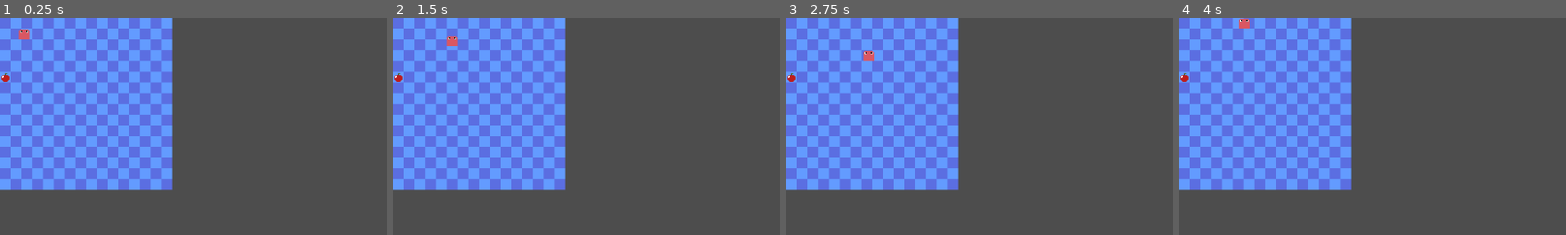
Above: before the commit, frames 1-4 (left to right).
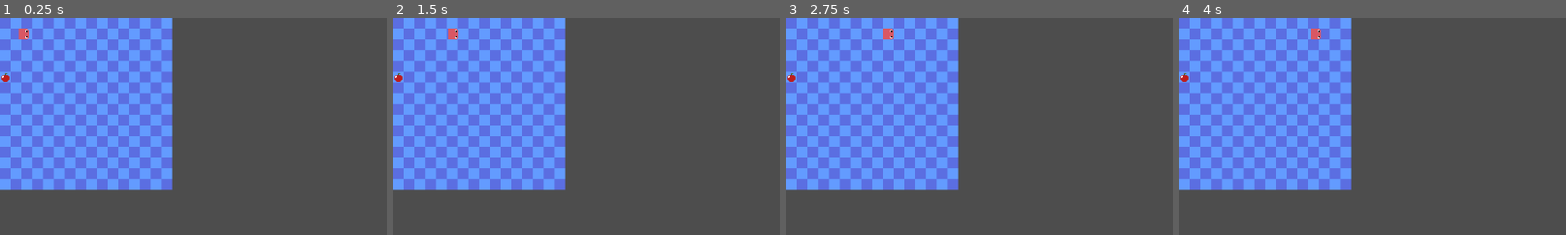
Above: after the commit, the same moments.

Repository: Carmelo-L/Snake
Game: Godot game, scene res://scenes/game.tscn
The game is run twice, just before and just after one commit, with the same random seed, the same clock (stepped at 60 frames per second) and the same inputs.
Inputs:
- Up to frame 1 (0.25 s): no input
- Up to frame 2 (1.5 s): tap Enter at 0.5 s; hold Right (move_right) 0.53-1.28 s; tap Space at 1.25 s; hold Down (move_down) from 1.28 s (still down)
- Up to frame 3 (2.75 s): release Down (move_down) at 2.03 s; hold Right (move_right) from 2.03 s (still down)
- Up to frame 4 (4 s): release Right (move_right) at 2.78 s; hold Up (move_up) 2.78-3.53 s; tap Enter at 3.5 s; hold Left (move_left) from 3.53 s (still down)
The pictures show only the part of the screen within x 0-50%, y 0-50%; the shares and areas given below are measured in that part.

The runs differ from the first frame. In frame 1, less than 0.1% of the frame differs, in the area x 4-8%, y 4-10%; in frame 2, 0.2%; in frame 3, 0.3%; in frame 4, 0.3%, in the area x 15-37%, y 0-10%.
Error after the commit: Parse Error: Too few arguments for "track_set_key_value()" call. Expected at least 3 but received 1. (res://scripts/animation_player.gd:6)

Commit message:
didnt fix smoothness, but strategy is now changed to have a delayed turn, hidden with an animation. Made other small changes

Diff:
--- a/scenes/game.tscn
+++ b/scenes/game.tscn
@@ -10,5 +10,5 @@
 [node name="Map" parent="." unique_id=1545098275 instance=ExtResource("1_uwrxv")]
 
 [node name="snake_character" parent="." unique_id=1447224629 instance=ExtResource("3_lnu2h")]
-position = Vector2(32, 32)
+position = Vector2(24, 24)
 motion_mode = 1
--- a/scenes/snake_character.tscn
+++ b/scenes/snake_character.tscn
@@ -2,17 +2,109 @@
 
 [ext_resource type="Script" uid="uid://3mg245bgkqos" path="res://scripts/snake_character.gd" id="1_bals1"]
 [ext_resource type="Texture2D" uid="uid://cw20xw3qg4u3j" path="res://assets/character/snake_head.png" id="2_2xbq5"]
+[ext_resource type="Script" uid="uid://b8hxmdu305reb" path="res://scripts/animation_player.gd" id="3_2xbq5"]
 
 [sub_resource type="RectangleShape2D" id="RectangleShape2D_s1rsi"]
 size = Vector2(16, 16)
+
+[sub_resource type="Animation" id="Animation_bals1"]
+length = 0.001
+tracks/0/type = "value"
+tracks/0/imported = false
+tracks/0/enabled = true
+tracks/0/path = NodePath("Sprite2D:rotation")
+tracks/0/interp = 1
+tracks/0/loop_wrap = true
+tracks/0/keys = {
+"times": PackedFloat32Array(0),
+"transitions": PackedFloat32Array(1),
+"update": 0,
+"values": [1.5707964]
+}
+tracks/1/type = "value"
+tracks/1/imported = false
+tracks/1/enabled = true
+tracks/1/path = NodePath("CollisionShape2D:rotation")
+tracks/1/interp = 1
+tracks/1/loop_wrap = true
+tracks/1/keys = {
+"times": PackedFloat32Array(0),
+"transitions": PackedFloat32Array(1),
+"update": 0,
+"values": [0.0]
+}
+
+[sub_resource type="Animation" id="Animation_2xbq5"]
+resource_name = "rotate_left"
+tracks/0/type = "value"
+tracks/0/imported = false
+tracks/0/enabled = true
+tracks/0/path = NodePath("Sprite2D:rotation")
+tracks/0/interp = 1
+tracks/0/loop_wrap = true
+tracks/0/keys = {
+"times": PackedFloat32Array(0, 1),
+"transitions": PackedFloat32Array(1, 1),
+"update": 0,
+"values": [0.0, -1.5707964]
+}
+tracks/1/type = "value"
+tracks/1/imported = false
+tracks/1/enabled = true
+tracks/1/path = NodePath("CollisionShape2D:rotation")
+tracks/1/interp = 1
+tracks/1/loop_wrap = true
+tracks/1/keys = {
+"times": PackedFloat32Array(0, 1),
+"transitions": PackedFloat32Array(1, 1),
+"update": 0,
+"values": [0.0, -1.5707964]
+}
+
+[sub_resource type="Animation" id="Animation_s1rsi"]
+resource_name = "rotate_right"
+tracks/0/type = "value"
+tracks/0/imported = false
+tracks/0/enabled = true
+tracks/0/path = NodePath("Sprite2D:rotation")
+tracks/0/interp = 1
+tracks/0/loop_wrap = true
+tracks/0/keys = {
+"times": PackedFloat32Array(0, 1),
+"transitions": PackedFloat32Array(1, 1),
+"update": 0,
+"values": [0.0, 1.5707964]
+}
+tracks/1/type = "value"
+tracks/1/imported = false
+tracks/1/enabled = true
+tracks/1/path = NodePath("CollisionShape2D:rotation")
+tracks/1/interp = 1
+tracks/1/loop_wrap = true
+tracks/1/keys = {
+"times": PackedFloat32Array(0, 1),
+"transitions": PackedFloat32Array(1, 1),
+"update": 0,
+"values": [0.0, 1.5707964]
+}
+
+[sub_resource type="AnimationLibrary" id="AnimationLibrary_t8l2j"]
+_data = {
+&"RESET": SubResource("Animation_bals1"),
+&"rotate_left": SubResource("Animation_2xbq5"),
+&"rotate_right": SubResource("Animation_s1rsi")
+}
 
 [node name="snake_character" type="CharacterBody2D" unique_id=1447224629]
 script = ExtResource("1_bals1")
 
 [node name="Sprite2D" type="Sprite2D" parent="." unique_id=1971273758]
-position = Vector2(-8, -8)
+rotation = 1.5707964
 texture = ExtResource("2_2xbq5")
 
 [node name="CollisionShape2D" type="CollisionShape2D" parent="." unique_id=1759298453]
-position = Vector2(-8, -8)
 shape = SubResource("RectangleShape2D_s1rsi")
+
+[node name="AnimationPlayer" type="AnimationPlayer" parent="." unique_id=1556823201]
+libraries/ = SubResource("AnimationLibrary_t8l2j")
+script = ExtResource("3_2xbq5")
--- /dev/null
+++ b/scripts/animation_player.gd
@@ -0,0 +1,6 @@
+extends AnimationPlayer
+
+
+func _rotate_right() -> void:
+	var rr_anim = get_animation("rotate_right")
+	rr_anim.track_set_key_value(0, )
--- a/scripts/snake_character.gd
+++ b/scripts/snake_character.gd
@@ -5,6 +5,8 @@
 const TILE_PIX: int = 16
 const ONE_DP: float = 0.1
 const REVERSE: int 	= -1
+
+@onready var animation_player: AnimationPlayer = $AnimationPlayer
 
 var speed: int 				= 50
 var direction: Direction 	= Direction.RIGHT;
@@ -16,17 +18,24 @@
 #	"directional_speed": 0,
 #}
 
+
+func _is_direction_vertical(direction: Direction) -> bool:
+	return direction == Direction.UP or direction == Direction.DOWN
+
+func _is_direction_horizontal(direction: Direction) -> bool:
+	return direction == Direction.LEFT or direction == Direction.RIGHT
+
 func _move_snake(delta: float) -> void:
-	if direction == Direction.UP or direction == Direction.DOWN:
+	if _is_direction_vertical(direction):
 		position.y += directional_speed * delta
-	elif direction == Direction.LEFT or direction == Direction.RIGHT:
+	elif _is_direction_horizontal(direction):
 		position.x += directional_speed * delta
 
 func _is_valid_turn(new_direction: Direction) -> bool:
-	if direction == Direction.UP or direction == Direction.DOWN:
+	if _is_direction_vertical(direction):
 		if new_direction == Direction.LEFT or new_direction == Direction.RIGHT:
 			return true
-	elif direction == Direction.LEFT or direction == Direction.RIGHT:
+	elif _is_direction_horizontal(direction):
 		if new_direction == Direction.UP or new_direction == Direction.DOWN:
 			return true
 	return false
@@ -34,7 +43,7 @@
 # Gets remainder of the division between the axis position and the pixel width of a tile
 	# This tells us how far within a tile the snake has travelled
 	# This info is then used to find the start and end of the current tile
-	# and return which one the snake is closest to
+	# and return which one the snake is closest to. Only works on positive directions (DOWN, RIGHT)
 	# e.g. if the snake's x position is 33.34554, it means it is 1.34554 pixels into a tile which starts at
 	# 32 pixels and ends at 48 pixels
 func _positive_turn(pos: float) -> float:
@@ -56,12 +65,16 @@
 
 	if direction == Direction.UP:
 		position.y = _negative_turn(position.y)
+		animation_player._rotate_left()
 	elif direction == Direction.DOWN:
 		position.y = _positive_turn(position.y)
+		animation_player._rotate_right()
 	elif direction == Direction.LEFT:
 		position.x = _negative_turn(position.x)
+		animation_player._rotate_left()
 	elif direction == Direction.RIGHT:
 		position.x = _positive_turn(position.x)
+		animation_player._rotate_right()
 
 	direction = new_direction
 	directional_speed = new_d_speed
Not shown, added: scripts/animation_player.gd.uid
